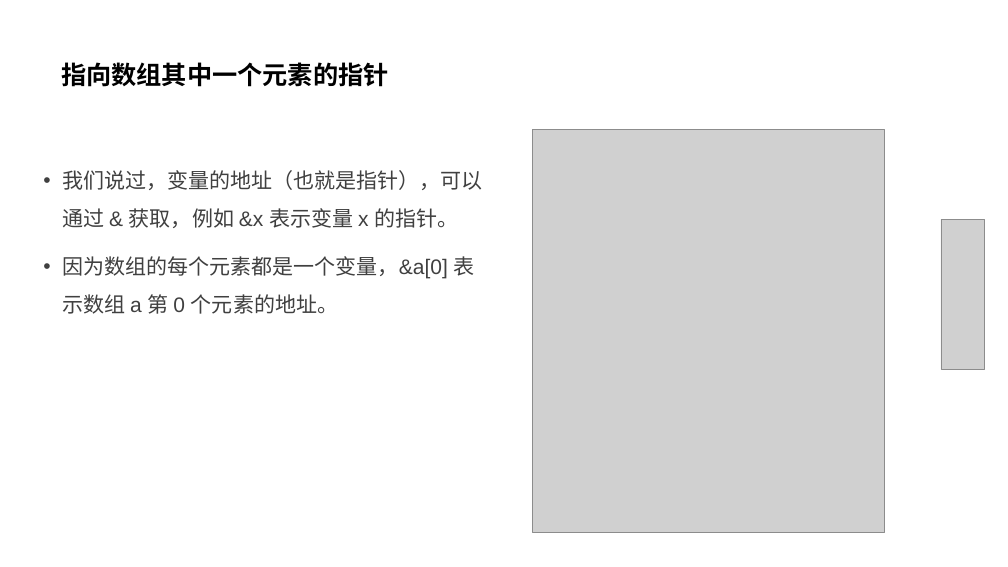
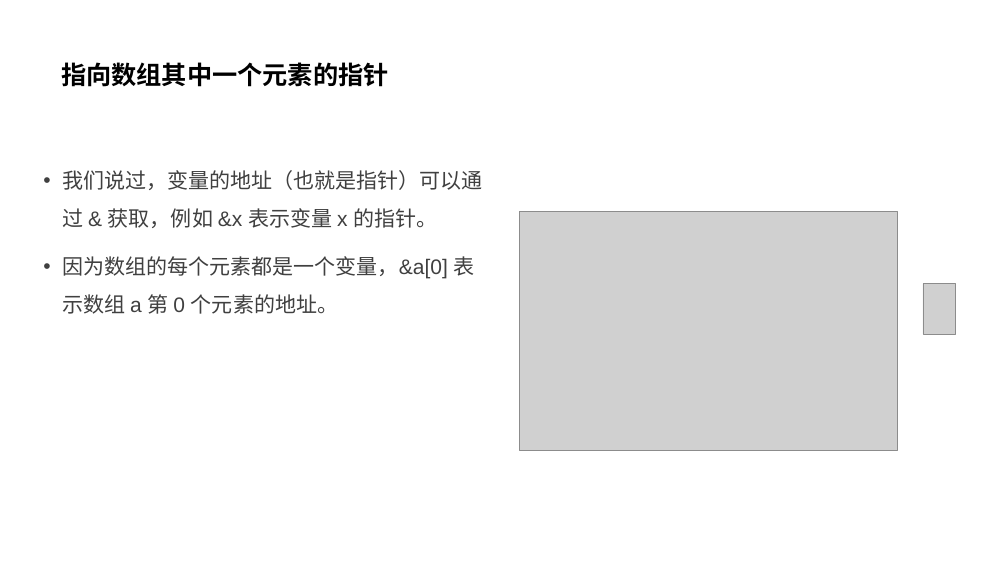
Before and after one commit to parallel101/course, a slide deck: slide 42 of 12/slides.pptx. Drawn at 1008x567 pixels with LibreOffice and Linux fonts; fonts in the diff are those of the drawing; grey boxes stand for pictures. Boxes give left, top, right and bottom in pixels: in the first picture for what was removed or moved away, otherwise in the second. Text is boxed around its words. In the diff, an @@ line names an element or a change of style, - is before the commit and + after.

```diff
--- a/12/slides.pptx
+++ b/12/slides.pptx
@@ text at <box>62,170,483,228</box>: text changed @@
-• 我们说过，变量的地址（也就是指针），可以通过 & 获取，例如 &x 表示变量 x 的指针。
+• 我们说过，变量的地址（也就是指针）可以通过 & 获取，例如 &x 表示变量 x 的指针。
@@ picture: place and size @@
-picture at <box>533,129,885,532</box>
+picture at <box>520,211,898,451</box>
@@ picture removed at <box>941,219,985,370</box> @@
@@ picture added at <box>923,284,956,333</box> @@
```
Also in this commit, not shown: 7 slides added, 8 other files.
